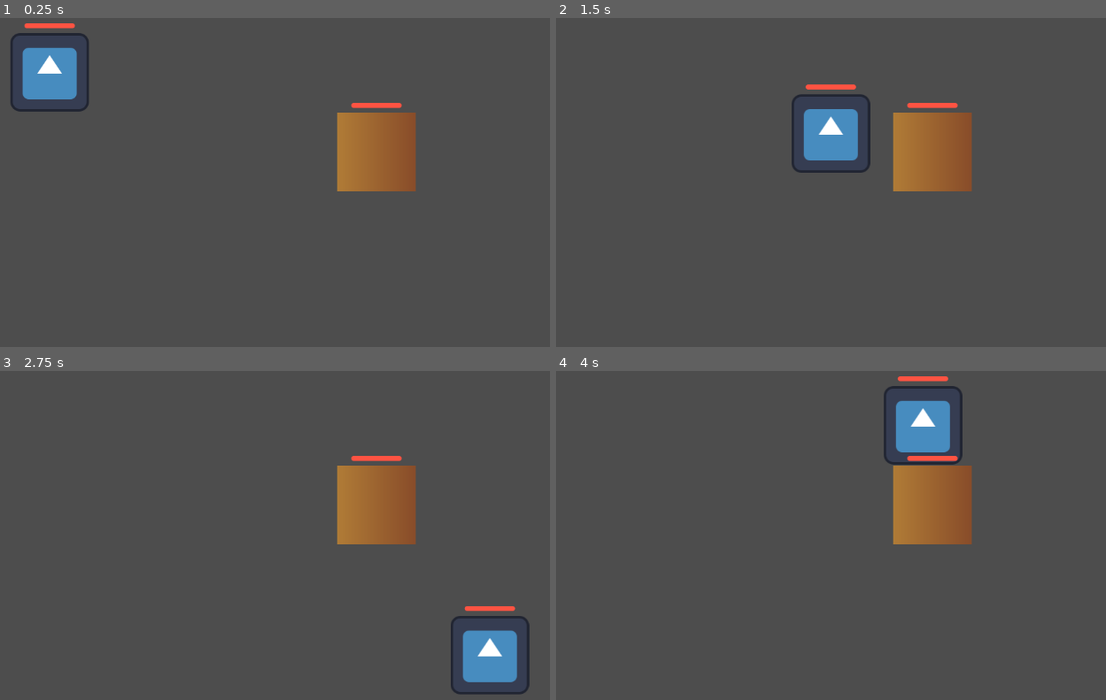
Above: before the commit, frames 1-4 (two rows, left to right).
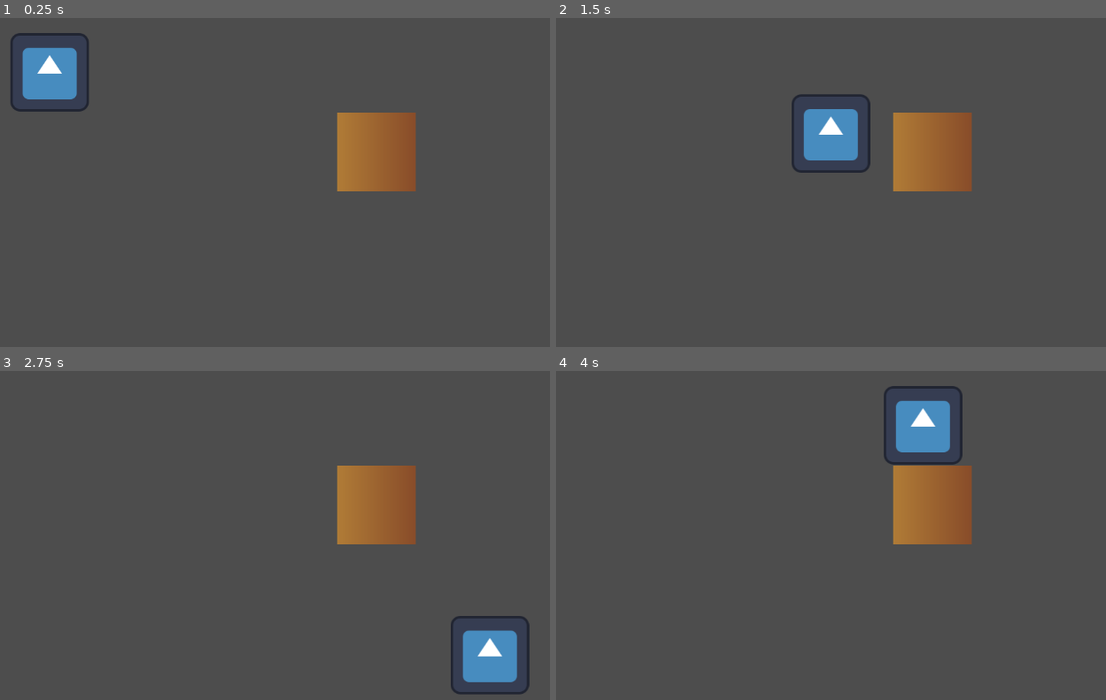
Above: after the commit, the same moments.

Repository: DarrylBD99/Game-Off-2023
Game: Godot game, scene res://Scenes/Levels/LevelTest.tscn
Two runs of this game, one before a commit and one after it. Both use one fixed random seed, a clock stepped at 60 frames per second and the inputs below. The engine's default icon, where the game draws it, is replaced by a stand-in: a white triangle on a blue panel in a dark square.
Inputs (mouse positions are in pixels of both pictures, inside the frame that each line leads up to):
- Up to frame 1 (0.25 s): no input
- Up to frame 2 (1.5 s): tap Enter at 0.5 s; move the mouse to (941, 149) at 0.52 s; hold D (player_right) 0.53-1.28 s; hold Q (player_ability) 0.53-1.28 s; move the mouse to (644, 189) at 1.27 s; hold S (player_down) from 1.28 s (still down); click (644, 189) at 1.35 s
- Up to frame 3 (2.75 s): move the mouse to (297, 433) at 2.02 s; release S (player_down) at 2.03 s; hold D (player_right) from 2.03 s (still down); hold Q (player_ability) from 2.03 s (still down)
- Up to frame 4 (4 s): move the mouse to (748, 601) at 2.77 s; release D (player_right) at 2.78 s; release Q (player_ability) at 2.78 s; hold W (player_up) 2.78-3.53 s; click (748, 601) at 2.85 s; move the mouse to (996, 581) at 3.52 s; hold A (player_left) from 3.53 s (still down); hold Q (player_ability) from 3.53 s (still down)

The runs differ from the first frame. In frame 1, 0.3% of the frame differs, in the area x 4-74%, y 1-28%; in frame 2, 0.3%; in frame 3, 0.3%; in frame 4, 0.3%.

Commit message:
added fading health bar

Diff:
--- a/Scenes/GUI/HealthBar.tscn
+++ b/Scenes/GUI/HealthBar.tscn
@@ -22,3 +22,10 @@
 value = 50.0
 show_percentage = false
 script = ExtResource("1_ti88s")
+
+[node name="VisibleTimer" type="Timer" parent="."]
+wait_time = 4.0
+one_shot = true
+
+[node name="FadeTimer" type="Timer" parent="."]
+one_shot = true
--- a/Scripts/GUI/HealthBar.gd
+++ b/Scripts/GUI/HealthBar.gd
@@ -1,6 +1,41 @@
 extends ProgressBar
 
 @export var health : Health
+var old_value : float
+var visible_bool : bool = false
+var fade_bool : bool = false
+
+func _ready():
+	value = health.hp / health.hp_max * 100
+	old_value = value
+	set_modulate(Color(1,1,1,0))
 
 func _process(_delta):
 	value = health.hp / health.hp_max * 100
+
+	if visible_bool and $VisibleTimer.is_stopped():
+		print(visible_bool)
+		visible_bool = false
+		fade_bool = true
+		$FadeTimer.start()
+
+	if fade_bool:
+		if not $FadeTimer.is_stopped():
+			var time_elapsed : float = $FadeTimer.wait_time - $FadeTimer.time_left
+			var time_elapsed_fraction : float = time_elapsed / $FadeTimer.wait_time
+
+			var opacity : float = 1 - time_elapsed_fraction
+			set_modulate(Color(1,1,1,opacity))
+			print(opacity)
+		else:
+			fade_bool = false
+
+	if not old_value == value:
+		$VisibleTimer.stop()
+		$FadeTimer.stop()
+
+		set_modulate(Color(1,1,1,1))
+		old_value = value
+		fade_bool = false
+		visible_bool = true
+		$VisibleTimer.start()
